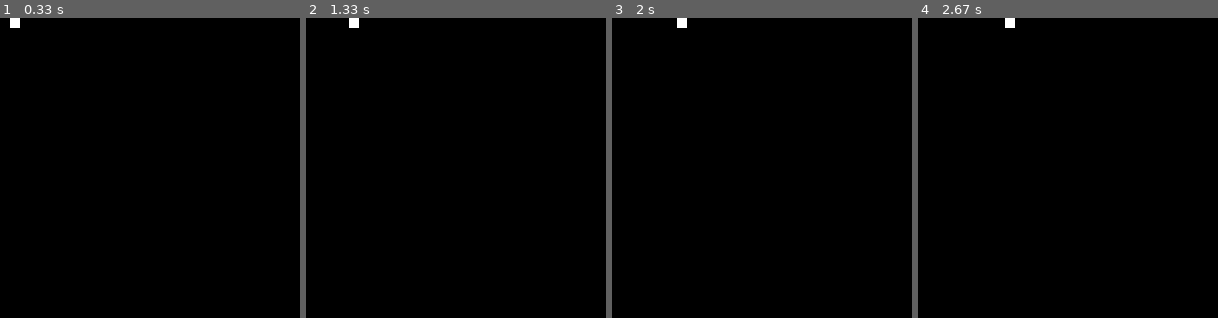
Above: before the commit, frames 1-4 (left to right).
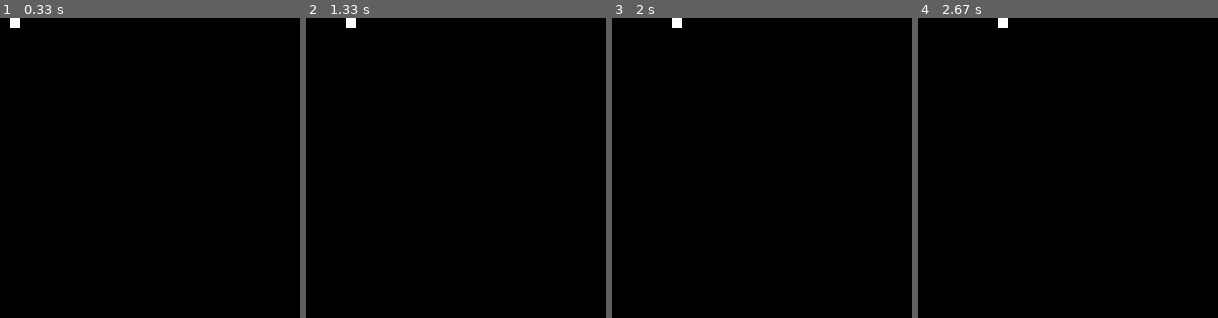
Above: after the commit, the same moments.

Repository: ArcanianArcher/Pygame-Arcade
Game: pygame game, started from Arcade.py
Same seed, same stepped clock (60 frames per second), same inputs: the game is played once before the commit and once after it.
Inputs:
- Up to frame 1 (0.33 s): no input
- Up to frame 2 (1.33 s): no input
- Up to frame 3 (2 s): no input
- Up to frame 4 (2.67 s): no input
The pictures show only the part of the screen within x 0-50%, y 0-50%; the shares and areas given below are measured in that part.

Frame 1 is identical in both runs. In frame 2, less than 0.1% of the frame differs, in the area x 13-18%, y 0-4%; in frame 3, 0.1%; in frame 4, 0.2%, in the area x 26-33%, y 0-4%.

Commit message:
Sinks are cool

Diff:
--- a/Arcade.py
+++ b/Arcade.py
@@ -7,6 +7,7 @@
 from pygame.locals import *
 
 class arcade:
+    global previous_areas ; previous_areas = []
 
     def __init__(self):
         flags = HWSURFACE | DOUBLEBUF #| NOFRAME
@@ -49,6 +50,7 @@
         return pygame.Surface.get_rect(obj1).colliderect(pygame.Surface.get_rect(obj2))
 
     def Draw(self, *args): #arg is (object, x, y)
+        global previous_areas
         update_areas = []
         news = pygame.Surface((600,600))
         news.fill((0,0,0),(0,0,600,600))
@@ -59,6 +61,8 @@
             area[0], area[1] = arg[1], arg[2]
             update_areas.append(area)
         pygame.display.update(update_areas) #only update areas that requires it
+        pygame.display.update(previous_areas)
+        previous_areas = update_areas
 
         '''
         events = pygame.events.get()
